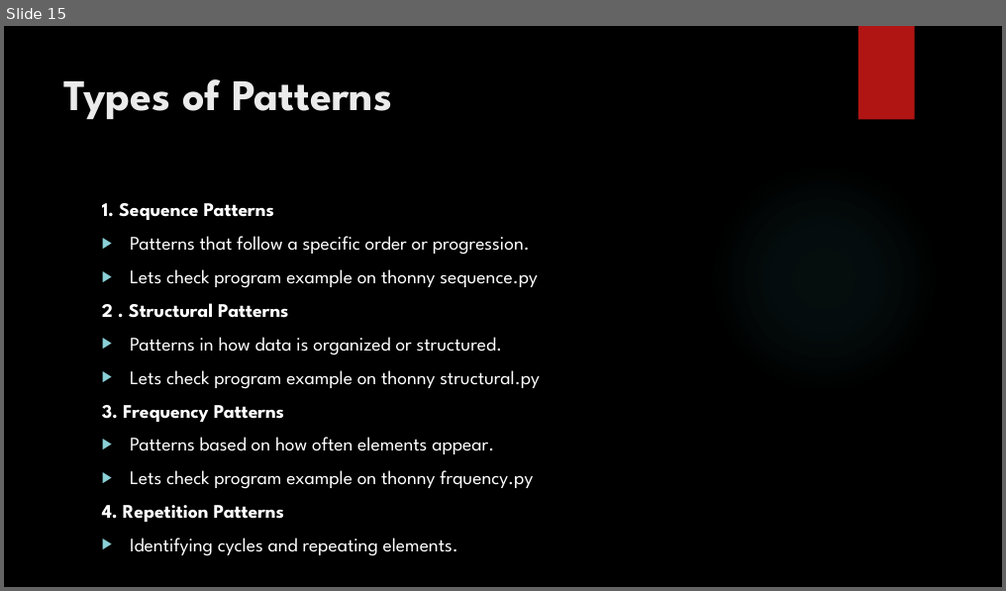
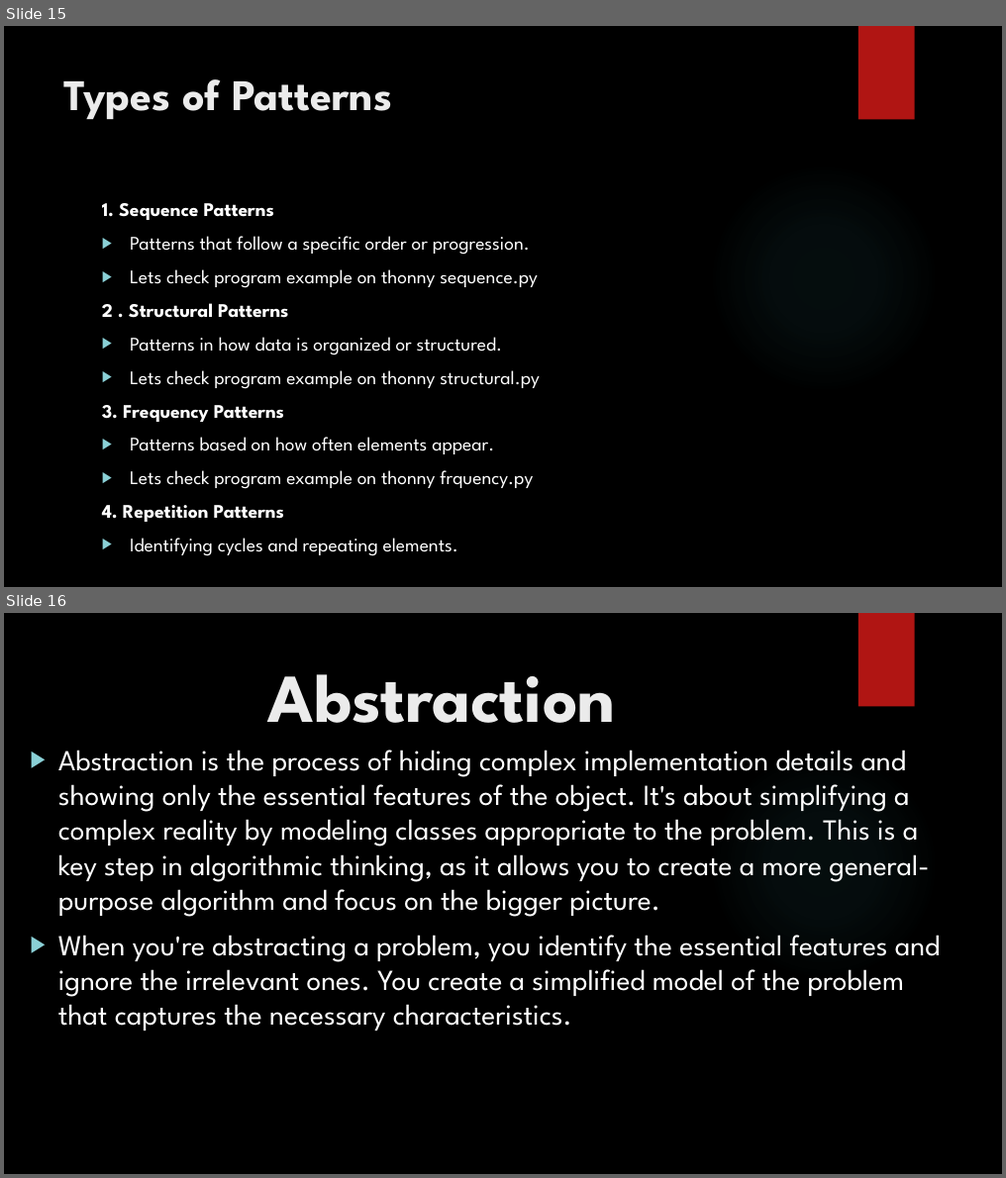
Before and after one commit to gbengeneh/GDPclass_algorithm, a slide deck: slides/Algorithm and data structure.pptx. Shown one above the other, each under a label of ours: slide 15 before the commit, slides 15 and 16 after it. The pictures are 1006x591 and 1006x1178 pixels, drawn with LibreOffice and Linux fonts; fonts in the diff are those of the drawing; background and template pictures are left out. Boxes give left, top, right and bottom in pixels: in the first picture for what was removed or moved away, otherwise in the second. Text is boxed around its words. In the diff, an @@ line names an element or a change of style, - is before the commit and + after.

```diff
--- a/slides/Algorithm and data structure.pptx
+++ b/slides/Algorithm and data structure.pptx
@@ slide 16 added at (4, 613, 1002, 1174), background picture (left out); not listed: 2 template elements that a slide beside it also shows @@
@@ title added at (268, 674, 616, 723), 66 pt, text #EBEBEB, bold @@
+Abstraction
@@ text added at (58, 750, 941, 1031), 28 pt, text #FFFFFF @@
+▶ Abstraction is the process of hiding complex implementation details and showing only the essential features of the object. It's about simplifying a complex reality by modeling classes appropriate to the problem. This is a key step in algorithmic thinking, as it allows you to create a more general-purpose algorithm and focus on the bigger picture.
+▶ When you're abstracting a problem, you identify the essential features and ignore the irrelevant ones. You create a simplified model of the problem that captures the necessary characteristics.
```
Also in this commit, not shown: 4 other slides added, 4 other files.
